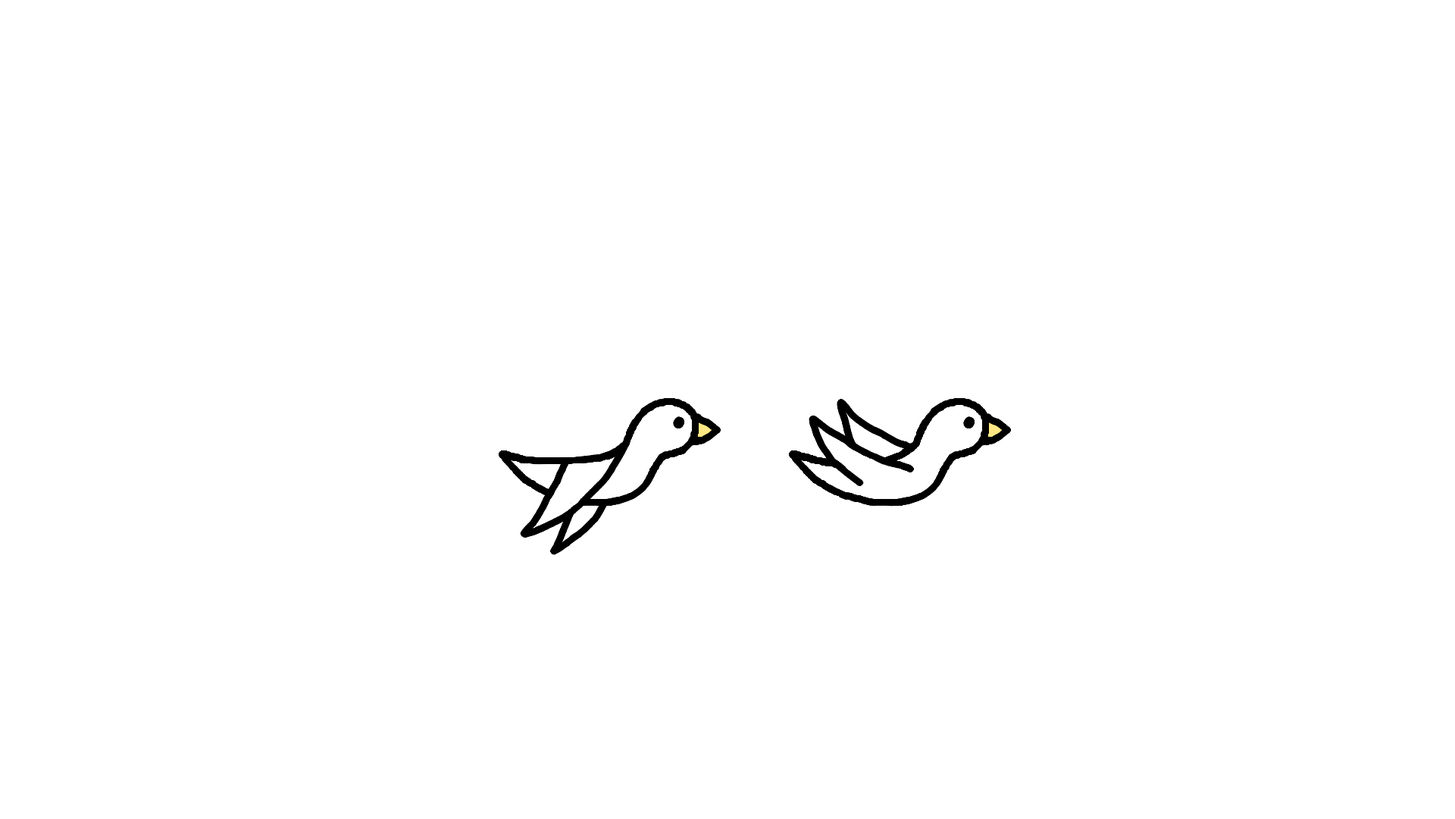
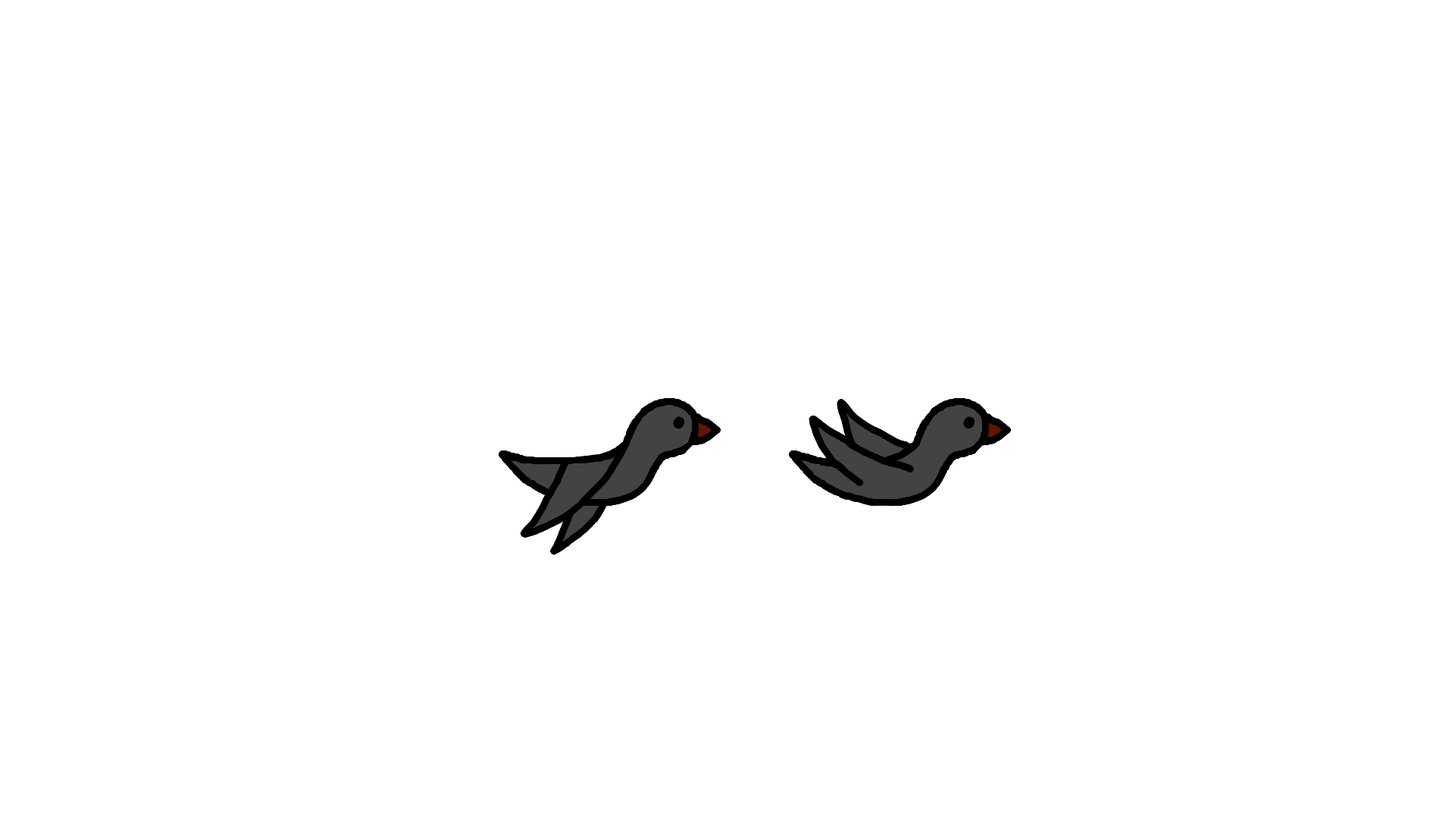
Layer changes from the first 1455x819 image to the second:
added layer "color copy" above "color" over (x1=510, y1=404, x2=1003, y2=543)
hid "color" over (x1=510, y1=404, x2=1003, y2=543)
